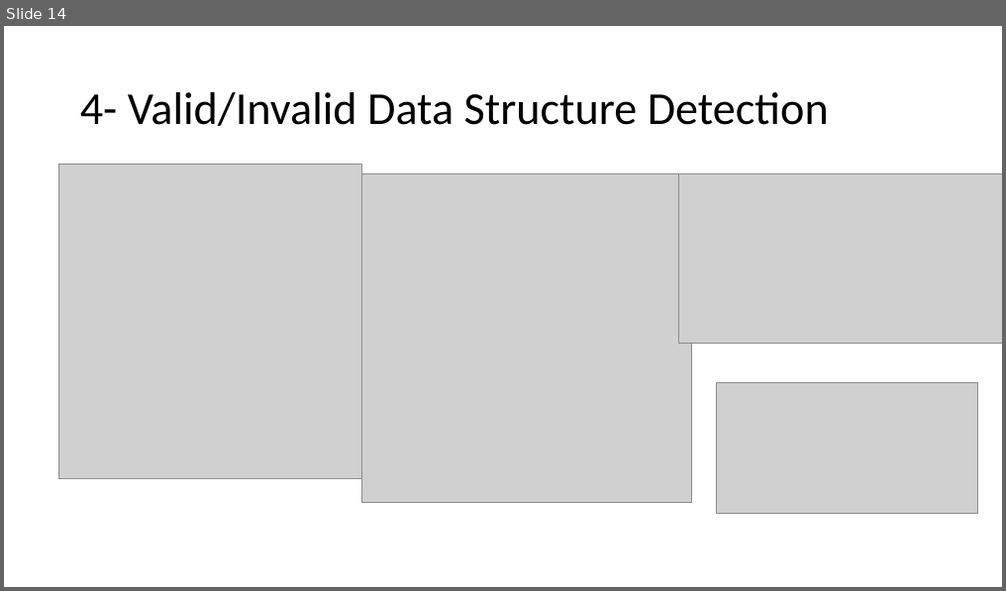
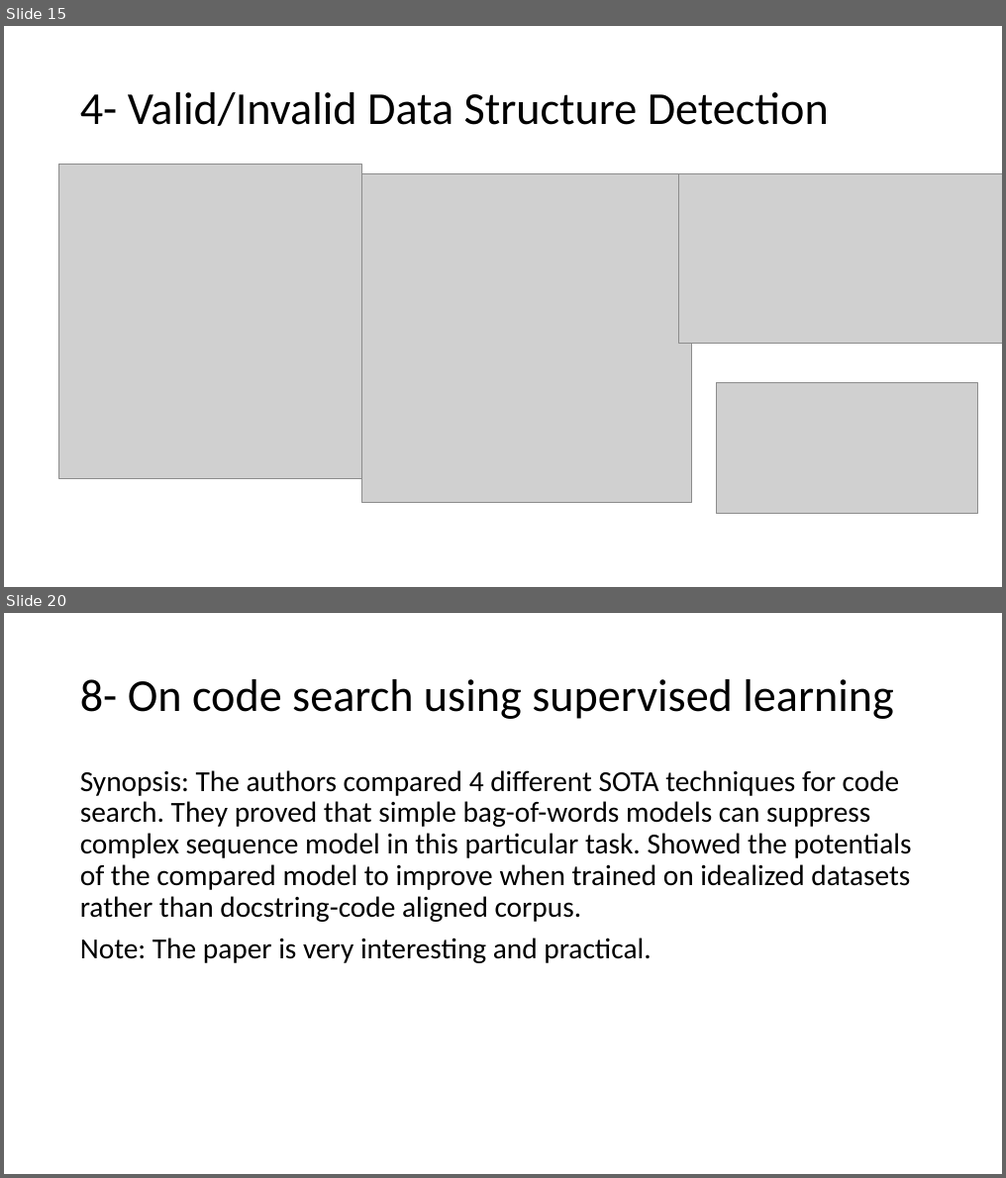
Before and after one commit to AhmadM-DL/SEML, a slide deck: SEML.pptx. Shown one above the other, each under a label of ours: slide 14 before the commit, slides 15 and 20 after it; the slides between them are not shown. The pictures are 1006x591 and 1006x1178 pixels, drawn with LibreOffice and Linux fonts; fonts in the diff are those of the drawing; grey boxes stand for pictures. Boxes give left, top, right and bottom in pixels: in the first picture for what was removed or moved away, otherwise in the second. Text is boxed around its words. In the diff, an @@ line names an element or a change of style, - is before the commit and + after.

```diff
--- a/SEML.pptx
+++ b/SEML.pptx
@@ slide 20 added at box(4, 613, 1002, 1174), background #FFFFFF @@
@@ title added at box(80, 679, 894, 719), 44 pt, text #000000 @@
+8- On code search using supervised learning
@@ text added at box(80, 770, 912, 963), 28 pt, text #000000 @@
+Synopsis: The authors compared 4 different SOTA techniques for code search. They proved that simple bag-of-words models can suppress complex sequence model in this particular task. Showed the potentials of the compared model to improve when trained on idealized datasets rather than docstring-code aligned corpus.
+Note: The paper is very interesting and practical.
@@ what was slide 14 is now slide 15 @@
```
Also in this commit, not shown: 7 other slides added, 1 other file.
